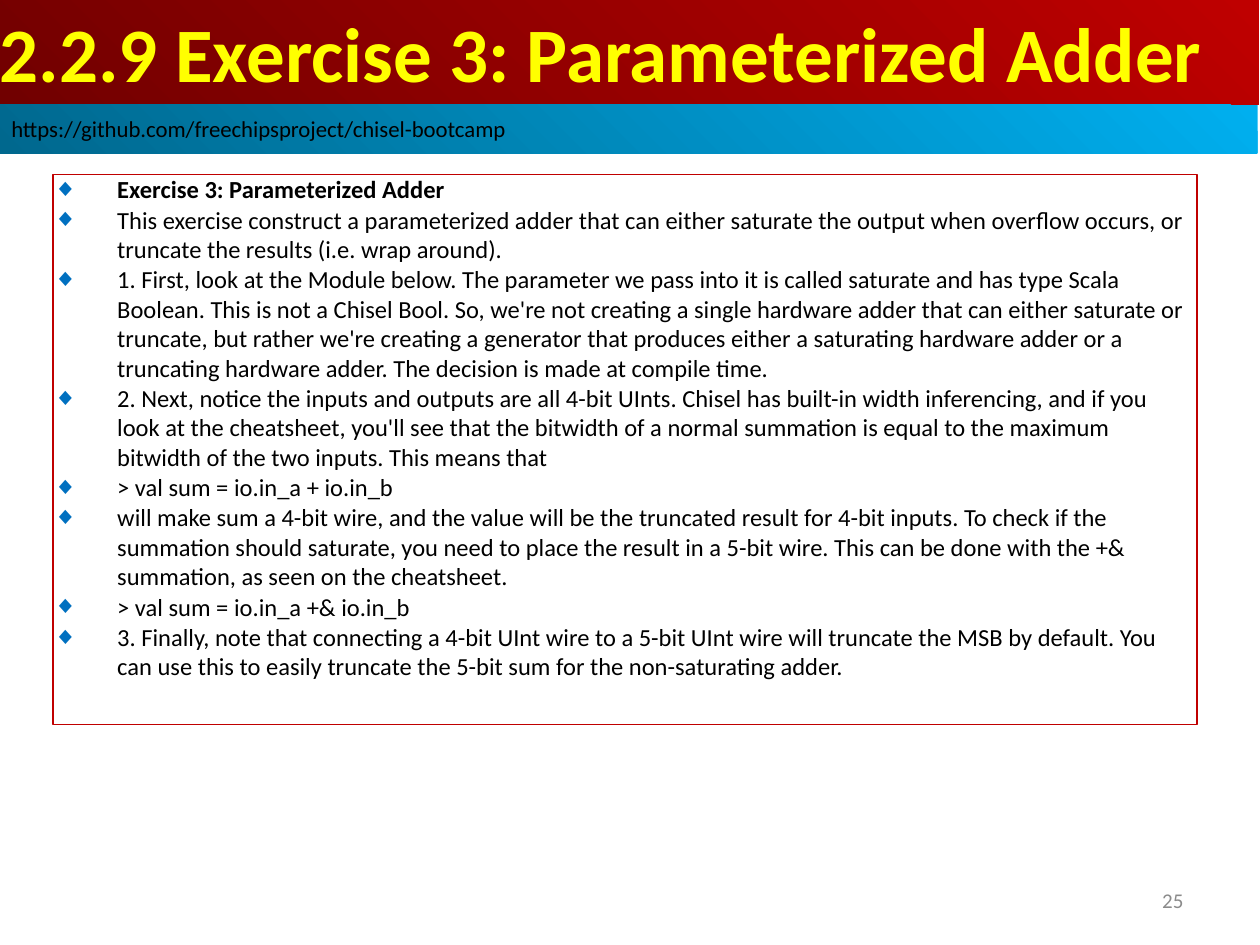
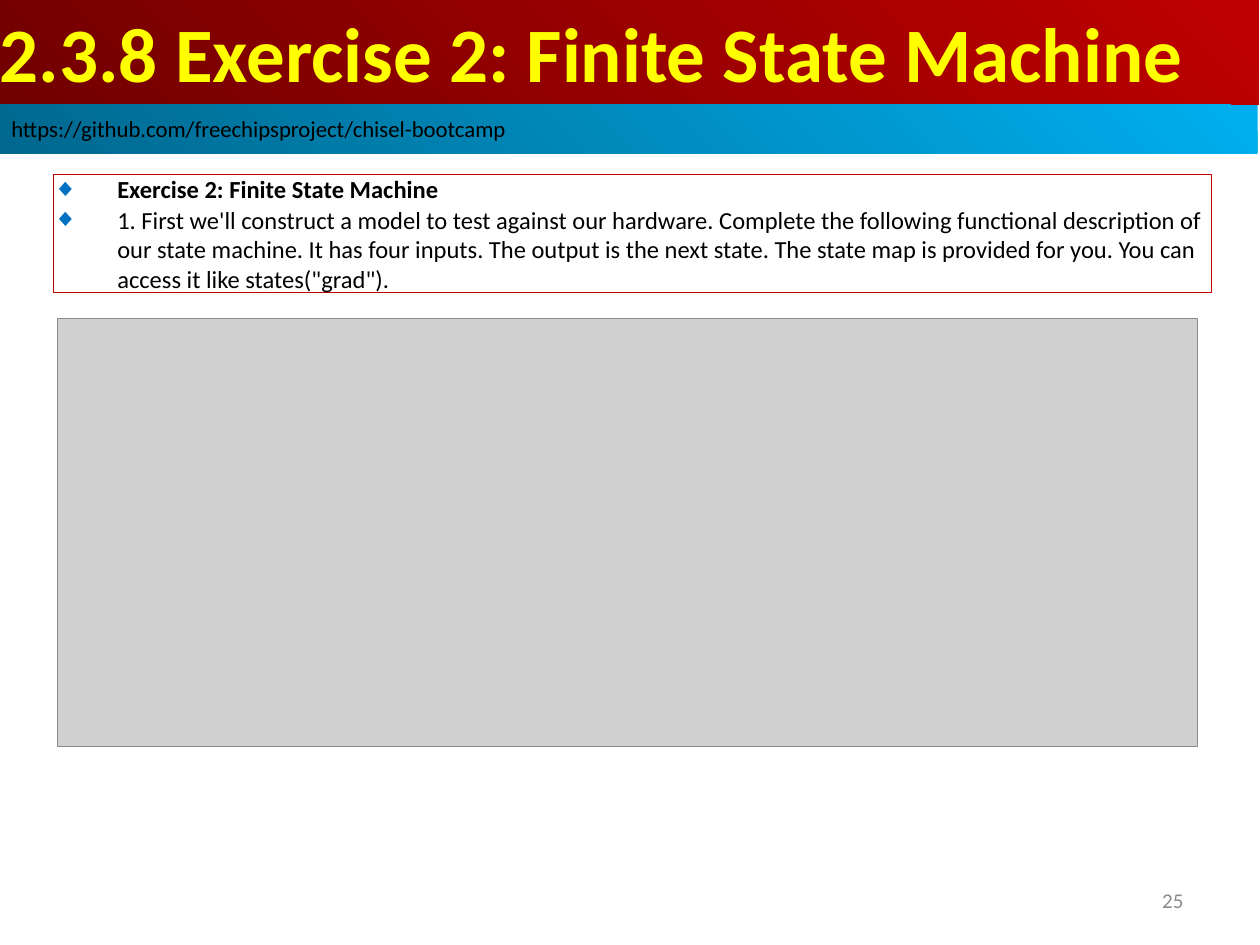
Before and after one commit to peterhchen/AIU_CS800_Chisel, a slide deck: slide 25 of 300_UCB_BC/002.3_Control_Flow/000_Video/002.3_Control_Flow.ppt. Drawn at 1260x945 pixels with LibreOffice and Linux fonts; fonts in the diff are those of the drawing; grey boxes stand for pictures. Boxes give left, top, right and bottom in pixels: in the first picture for what was removed or moved away, otherwise in the second. Text is boxed around its words. In the diff, an @@ line names an element or a change of style, - is before the commit and + after.

```diff
--- a/300_UCB_BC/002.3_Control_Flow/000_Video/002.3_Control_Flow.ppt
+++ b/300_UCB_BC/002.3_Control_Flow/000_Video/002.3_Control_Flow.ppt
@@ text in rectangle at box(0, 28, 1183, 83): text changed @@
-2.2.9 Exercise 3: Parameterized Adder
+2.3.8 Exercise 2: Finite State Machine
@@ rectangle removed at box(53, 174, 1197, 724) @@
-◆ Exercise 3: Parameterized Adder
-◆ This exercise construct a parameterized adder that can either saturate the output when overflow occurs, or truncate the results (i.e. wrap around).
-◆ 1. First, look at the Module below. The parameter we pass into it is called saturate and has type Scala Boolean. This is not a Chisel Bool. So, we're not creating a single hardware adder that can either saturate or truncate, but rather we're creating a generator that produces either a saturating hardware adder or a truncating hardware adder. The decision is made at compile time.
-◆ 2. Next, notice the inputs and outputs are all 4-bit UInts. Chisel has built-in width inferencing, and if you look at the cheatsheet, you'll see that the bitwidth of a normal summation is equal to the maximum bitwidth of the two inputs. This means that
-◆ > val sum = io.in_a + io.in_b
-◆ will make sum a 4-bit wire, and the value will be the truncated result for 4-bit inputs. To check if the summation should saturate, you need to place the result in a 5-bit wire. This can be done with the +& summation, as seen on the cheatsheet.
-◆ > val sum = io.in_a +& io.in_b
-◆ 3. Finally, note that connecting a 4-bit UInt wire to a 5-bit UInt wire will truncate the MSB by default. You can use this to easily truncate the 5-bit sum for the non-saturating adder.
@@ rectangle added at box(53, 174, 1211, 292), outline #C00000 0.74 pt, 14 pt, text #000000 @@
+◆ Exercise 2: Finite State Machine
+◆ 1. First we'll construct a model to test against our hardware. Complete the following functional description of our state machine. It has four inputs. The output is the next state. The state map is provided for you. You can access it like states("grad").
@@ picture added at box(58, 319, 1198, 747) @@
```
Also in this commit, not shown: 7 other slides changed, 17 slides added, 17 slides removed.
